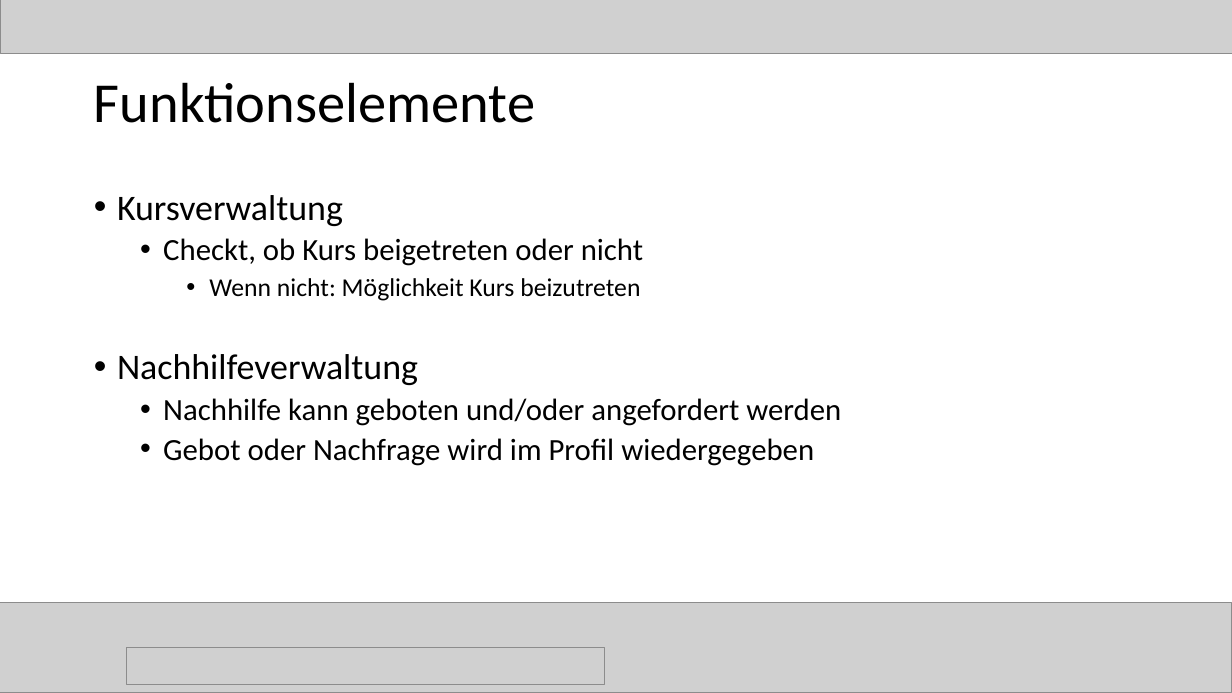
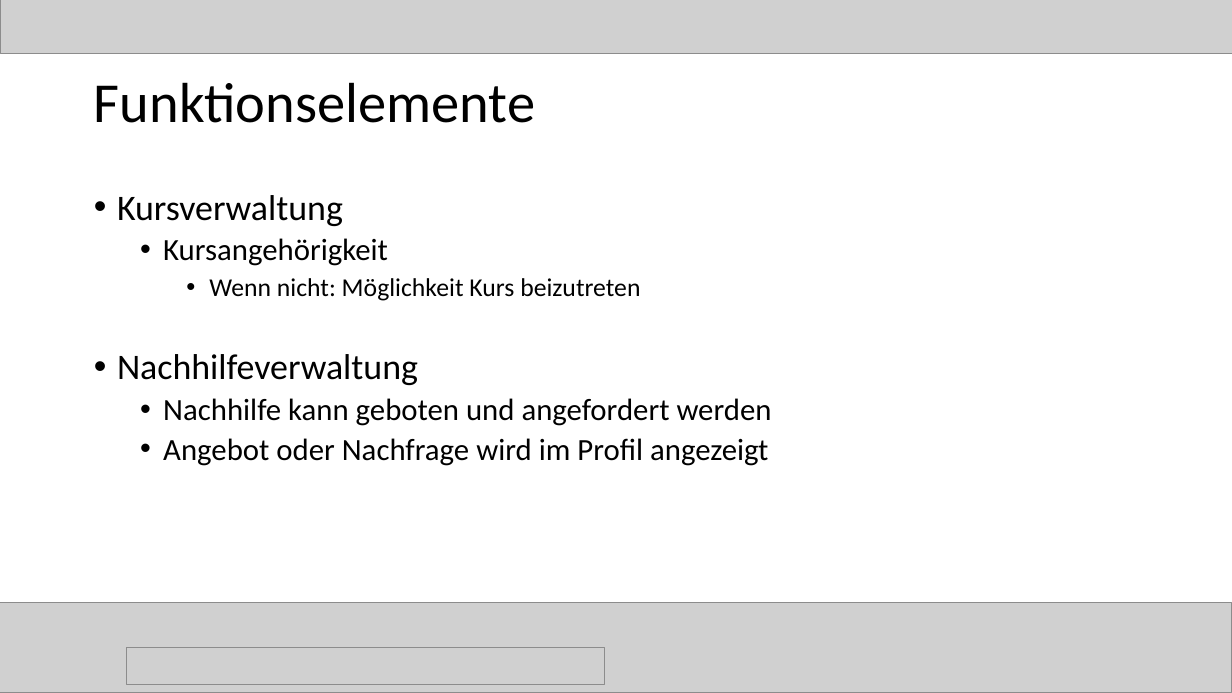
Before and after one commit to magharmi/StudentenFuerStudenten, a slide deck: slide 37 of websitePPneu.pptx (slide 45 before the commit). Drawn at 1232x693 pixels with LibreOffice and Linux fonts; fonts in the diff are those of the drawing; grey boxes stand for pictures. Boxes give left, top, right and bottom in pixels: in the first picture for what was removed or moved away, otherwise in the second. Text is boxed around its words. In the diff, an @@ line names an element or a change of style, - is before the commit and + after.

```diff
--- a/websitePPneu.pptx
+++ b/websitePPneu.pptx
@@ text at <box>163,238,388,266</box>: text changed @@
-  • Checkt, ob Kurs beigetreten oder nicht
+  • Kursangehörigkeit
@@ text at <box>163,398,772,466</box>: text changed @@
-  • Nachhilfe kann geboten und/oder angefordert werden
-  • Gebot oder Nachfrage wird im Profil wiedergegeben
+  • Nachhilfe kann geboten und angefordert werden
+  • Angebot oder Nachfrage wird im Profil angezeigt
```
Also in this commit, not shown: 12 other slides changed, 1 slide added, 8 slides removed, 2 other files.
